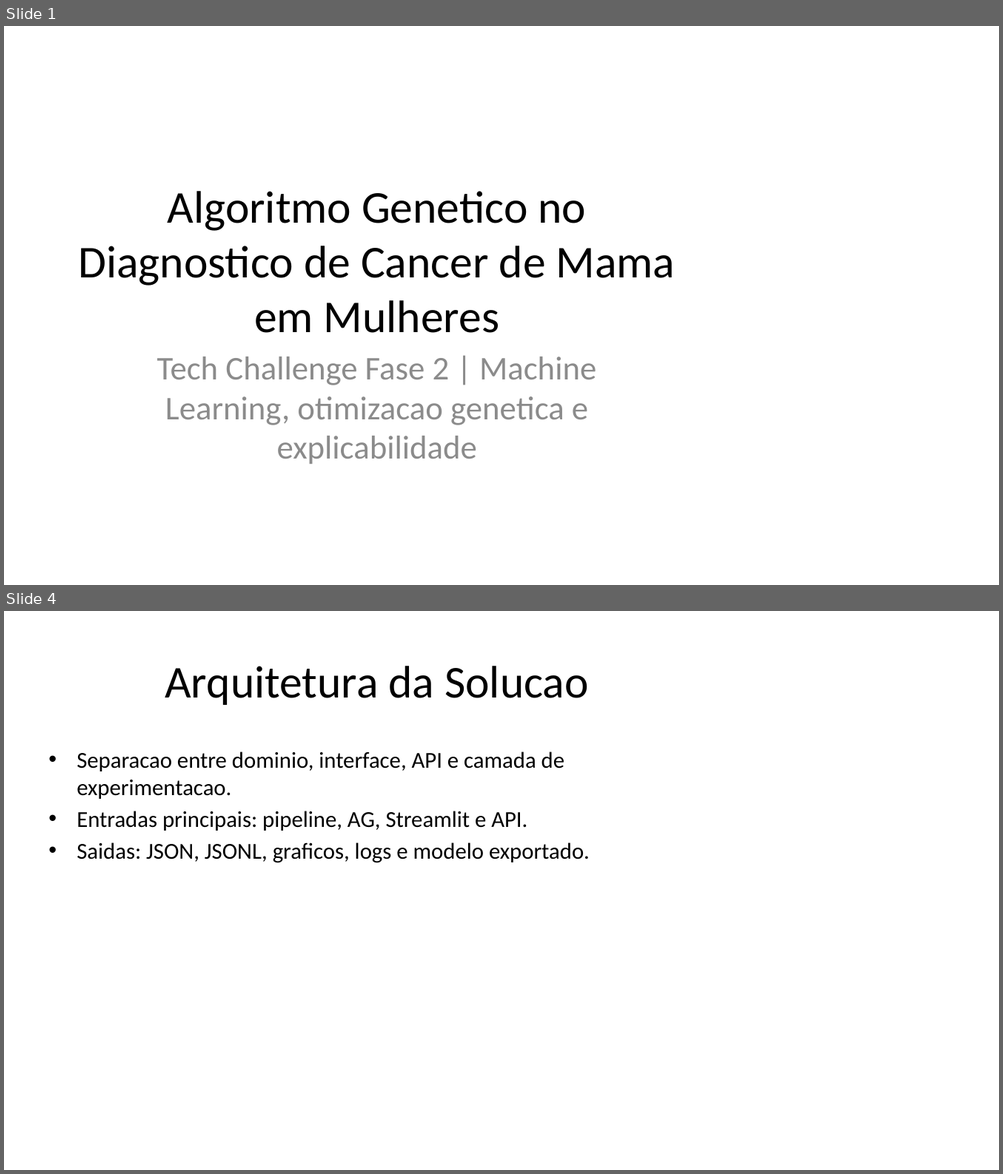
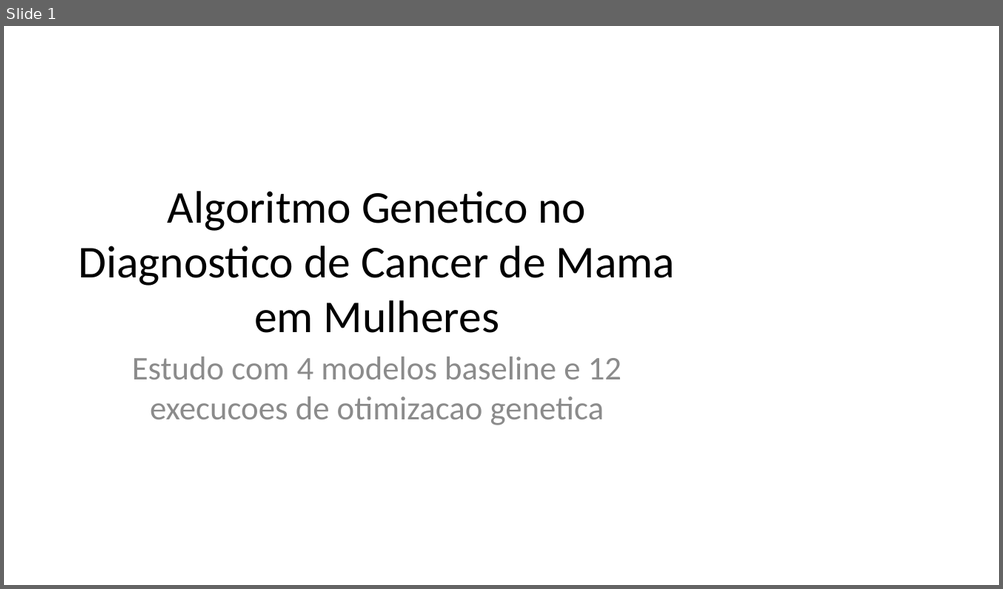
Before and after one commit to DanielNeto1092/tech-challenge-fase2, a slide deck: docs/Apresentacao_Algoritmo_Genetico_Cancer_de_Mama.pptx. Shown one above the other, each under a label of ours: slides 1 and 4 before the commit, slide 1 after it; the slides between them are not shown. The pictures are 1003x1174 and 1003x589 pixels, drawn with LibreOffice and Linux fonts; fonts in the diff are those of the drawing. Boxes give left, top, right and bottom in pixels: in the first picture for what was removed or moved away, otherwise in the second. Text is boxed around its words. In the diff, an @@ line names an element or a change of style, - is before the commit and + after.

```diff
--- a/docs/Apresentacao_Algoritmo_Genetico_Cancer_de_Mama.pptx
+++ b/docs/Apresentacao_Algoritmo_Genetico_Cancer_de_Mama.pptx
@@ slide 4 removed at box(4, 611, 999, 1170), background #FFFFFF @@
@@ title removed at box(165, 666, 589, 705) @@
-Arquitetura da Solucao
@@ text removed at box(77, 752, 589, 863) @@
-• Separacao entre dominio, interface, API e camada de experimentacao.
-• Entradas principais: pipeline, AG, Streamlit e API.
-• Saidas: JSON, JSONL, graficos, logs e modelo exportado.
@@ slide 1 changed as well @@
@@ subtitle at box(132, 357, 621, 426): text changed @@
-Tech Challenge Fase 2 | Machine Learning, otimizacao genetica e explicabilidade
+Estudo com 4 modelos baseline e 12 execucoes de otimizacao genetica
```
Also in this commit, not shown: 5 other slides changed, 10 slides added, 14 other slides removed, 28 other files.
